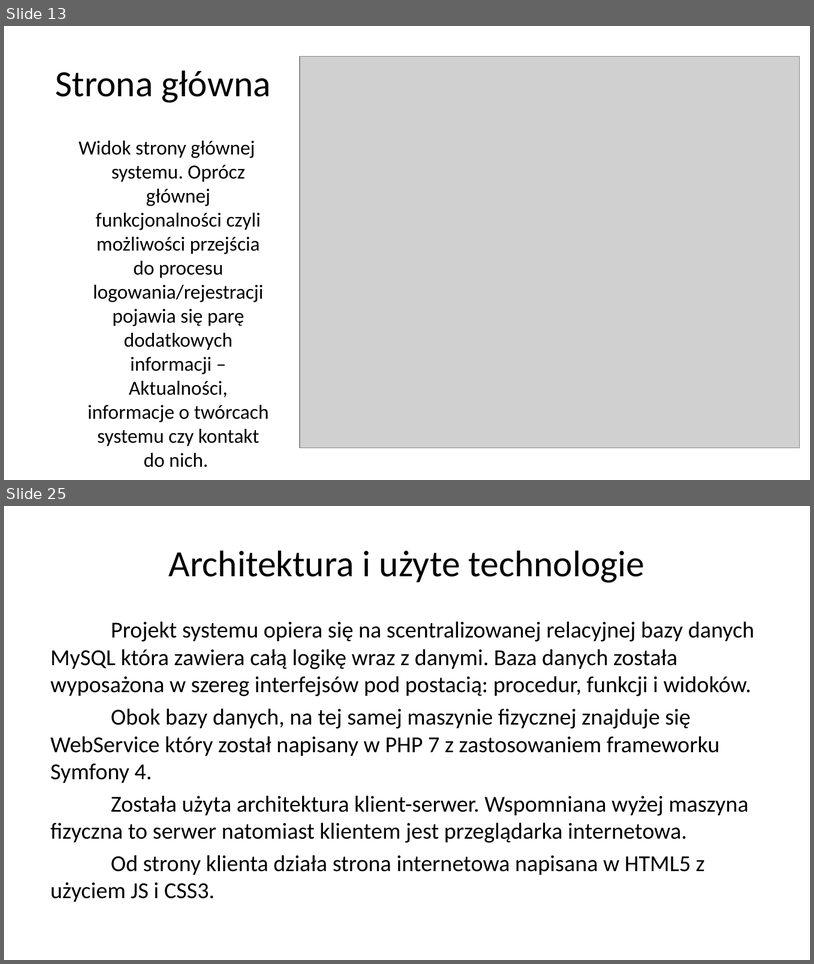
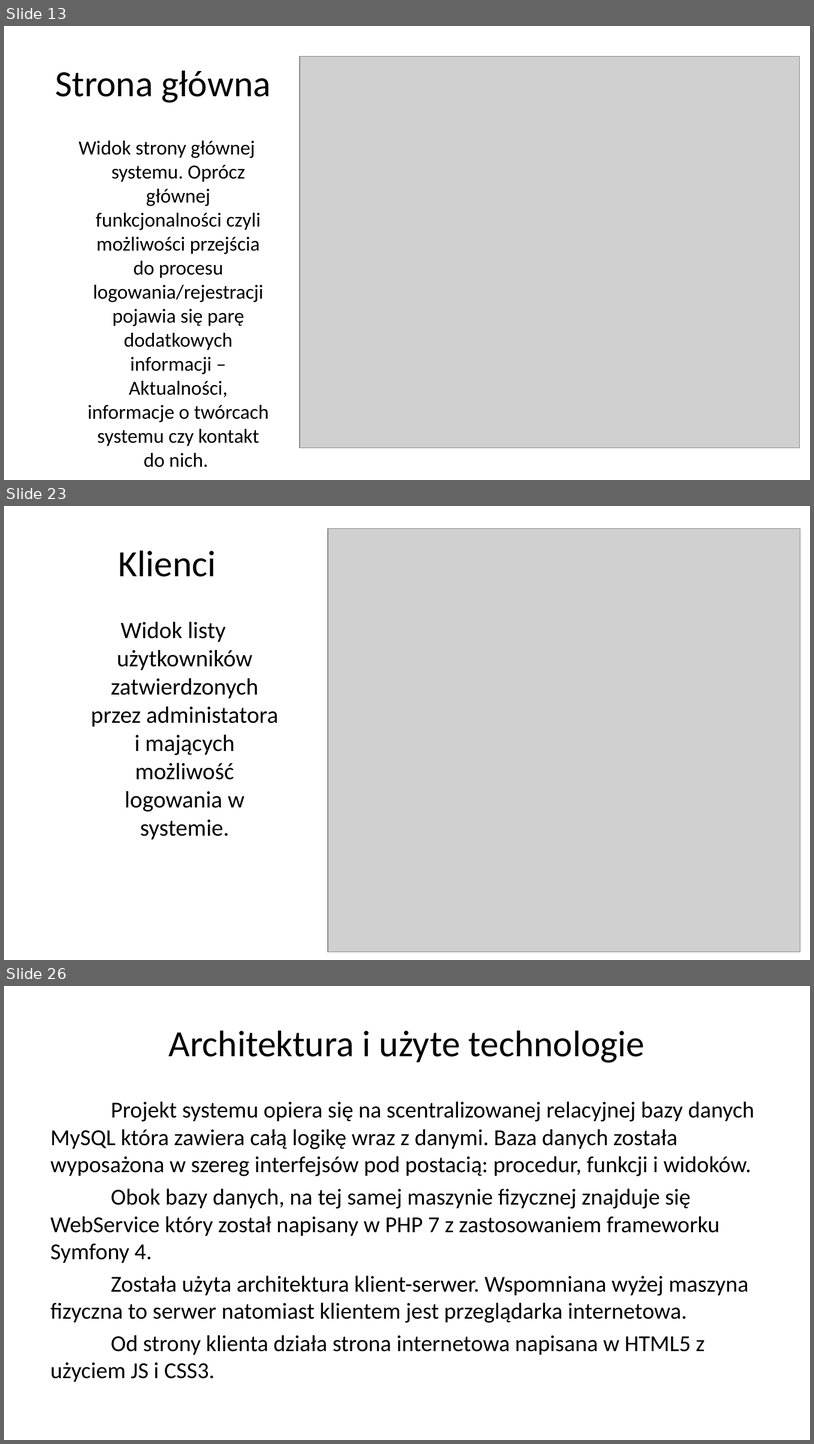
Before and after one commit to bjj-project/accommodation_announcements_documentation, a slide deck: accommodation_announcements_presentation.pptx. Shown one above the other, each under a label of ours: slides 13 and 25 before the commit, slides 13, 23 and 26 after it; the slides between them are not shown. The pictures are 814x964 and 814x1444 pixels, drawn with LibreOffice and Linux fonts; fonts in the diff are those of the drawing; grey boxes stand for pictures; background and template pictures are left out. Boxes give left, top, right and bottom in pixels: in the first picture for what was removed or moved away, otherwise in the second. Text is boxed around its words. In the diff, an @@ line names an element or a change of style, - is before the commit and + after.

Commit message:
Opis widoków, korekta błędów językowych

```diff
--- a/accommodation_announcements_presentation.pptx
+++ b/accommodation_announcements_presentation.pptx
@@ slide 23 added at box(4, 506, 810, 960), background picture (left out) @@
@@ picture added at box(328, 529, 801, 951) @@
@@ title added at box(119, 550, 216, 577), 33 pt, text #000000 @@
+Klienci
@@ text added at box(91, 621, 278, 840), 21 pt, text #000000 @@
+Widok listy użytkowników zatwierdzonych przez administatora i mających możliwość logowania w systemie.
@@ what was slide 25 is now slide 26 @@
```
Also in this commit, not shown: 8 slides changed, 6 other slides added, 6 slides removed.
